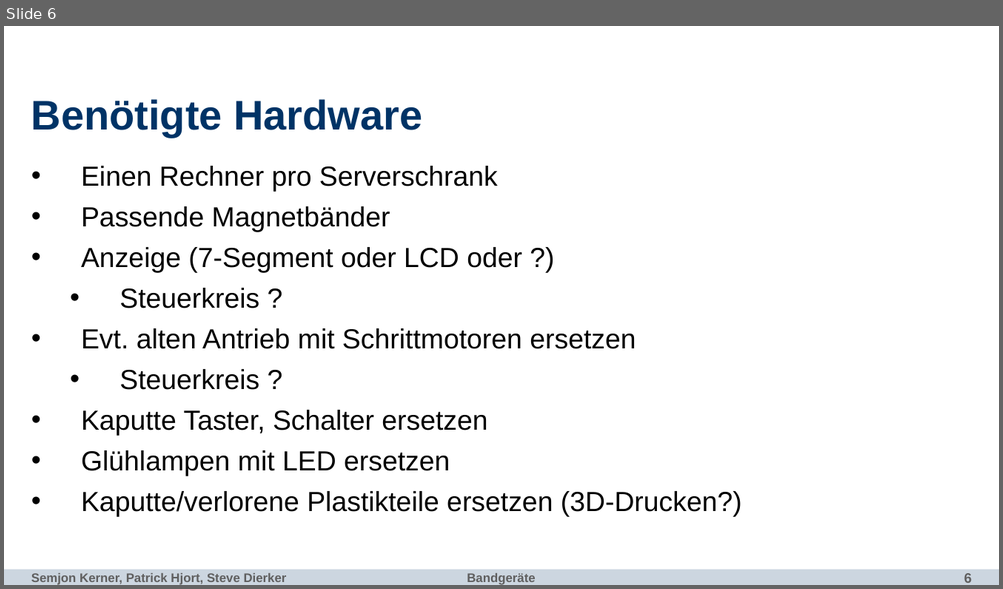
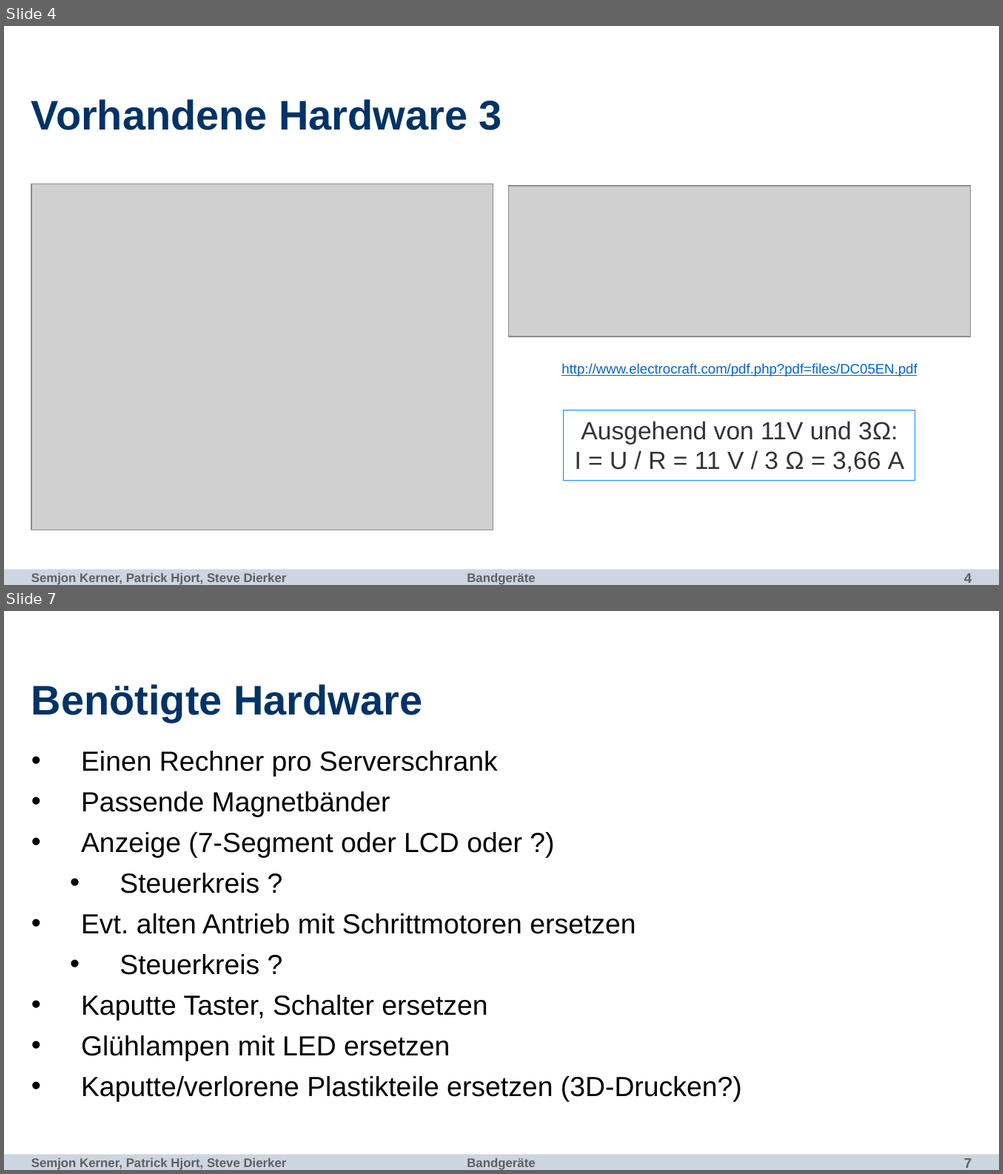
Before and after one commit to fu-inet-swp17/team1, a slide deck: slides/bandgeraete.pptx. Shown one above the other, each under a label of ours: slide 6 before the commit, slides 4 and 7 after it; the slides between them are not shown. The pictures are 1003x589 and 1003x1174 pixels, drawn with LibreOffice and Linux fonts; fonts in the diff are those of the drawing; grey boxes stand for pictures; background and template pictures are left out. Boxes give left, top, right and bottom in pixels: in the first picture for what was removed or moved away, otherwise in the second. Text is boxed around its words. In the diff, an @@ line names an element or a change of style, - is before the commit and + after.

```diff
--- a/slides/bandgeraete.pptx
+++ b/slides/bandgeraete.pptx
@@ slide 4 added at (x1=4, y1=26, x2=999, y2=585), background #FFFFFF; not listed: 4 template elements that a slide beside it also shows @@
@@ title added at (x1=31, y1=99, x2=502, y2=130), 30 pt, text #003366, bold @@
+Vorhandene Hardware 3
@@ picture added at (x1=31, y1=184, x2=492, y2=530) @@
@@ picture added at (x1=508, y1=186, x2=970, y2=338) @@
@@ text added at (x1=561, y1=363, x2=916, y2=377), 10 pt, text #0066CC, underline @@
+http://www.electrocraft.com/pdf.php?pdf=files/DC05EN.pdf
@@ rectangle added at (x1=563, y1=410, x2=915, y2=480), outline #0A85FF 0.75 pt, 18 pt, text #333333 @@
+Ausgehend von 11V und 3Ω:
+I = U / R = 11 V / 3 Ω = 3,66 A
@@ what was slide 6 is now slide 7 @@
@@ page number at (x1=964, y1=1159, x2=971, y2=1168): text changed @@
-6
+7
```
Also in this commit, not shown: 4 slides changed, 1 other file.
